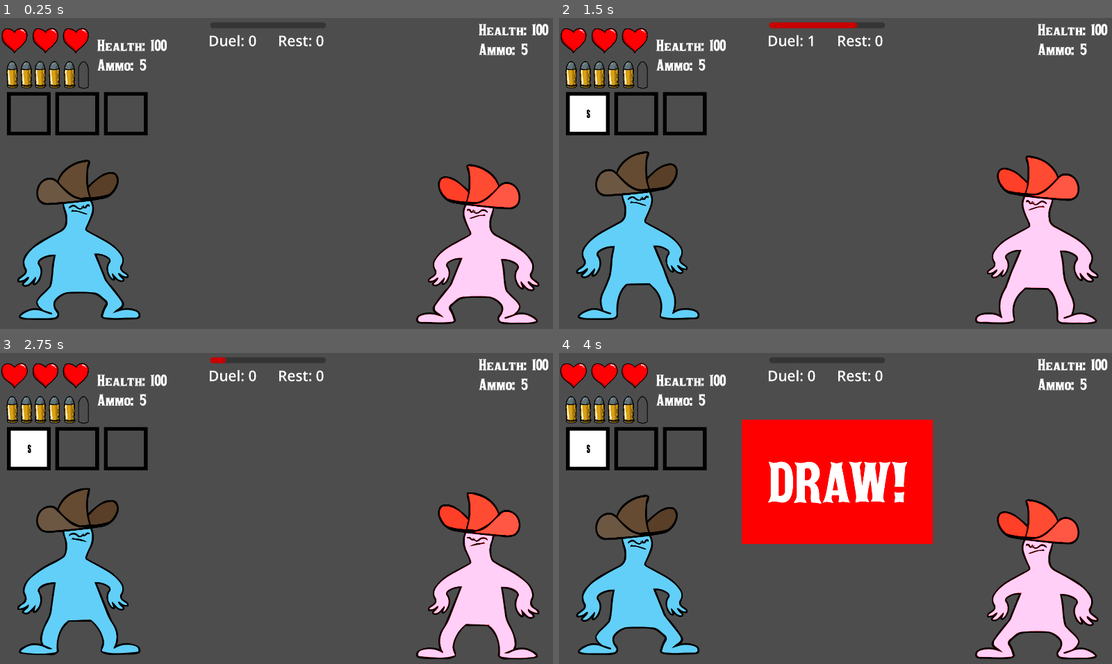
Above: before the commit, frames 1-4 (two rows, left to right).
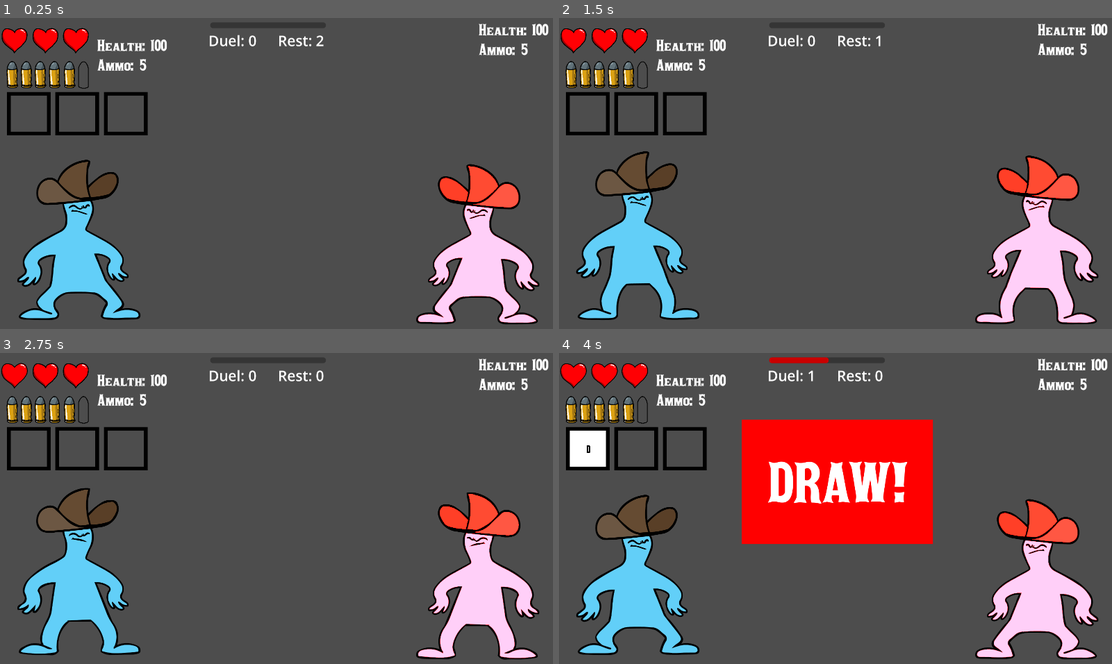
Above: after the commit, the same moments.

Repository: LukaBazooka/Mexican-Standoff
Game: Godot game, scene res://Duel.tscn
Same seed, same stepped clock (60 frames per second), same inputs: the game is played once before the commit and once after it.
Inputs:
- Up to frame 1 (0.25 s): no input
- Up to frame 2 (1.5 s): tap Enter (right_player_reload) at 0.5 s; hold Right (right_player_block) 0.53-1.28 s; tap 0 at 0.6 s; hold S (left_player_down) from 1.28 s (still down); tap 1 at 1.35 s
- Up to frame 3 (2.75 s): release S (left_player_down) at 2.03 s; hold Right (right_player_block) from 2.03 s (still down); tap 4 at 2.1 s
- Up to frame 4 (4 s): release Right (right_player_block) at 2.78 s; hold W (left_player_up) 2.78-3.53 s; tap 3 at 2.85 s; hold A (left_player_block) from 3.53 s (still down); tap 5 at 3.6 s

The runs differ from the first frame. In frame 1, less than 0.1% of the frame differs, in the area x 57-59%, y 5-10%; in frame 2, 1.2%, in the area x 1-59%, y 1-37%; in frame 3, 0.8%; in frame 4, 0.3%.

Commit message:
fixed draw popup

Diff:
--- a/Duel.gd
+++ b/Duel.gd
@@ -94,6 +94,8 @@
 	$RightPlayer._rest_timeout()
 	actively_handle_state = true
 	handle_first = true
+	$PlayerGUI/DrawPopup.visible = true
+	$PlayerGUI/DrawPopup/Timer.start()
 
 
 func _on_duel_timer_timeout():
@@ -101,8 +103,7 @@
 	$LeftPlayer._duel_timeout()
 	$RightPlayer._duel_timeout()
 	actively_handle_state = false
-	$PlayerGUI/DrawPopup.visible = true
-	$PlayerGUI/DrawPopup/Timer.start()
+
 
 #staers timer for time alowed between user inputs
 func handle_first_state():
--- a/Duel.tscn
+++ b/Duel.tscn
@@ -341,6 +341,7 @@
 script = ExtResource("1_fkpxe")
 
 [node name="Rest_Timer" type="Timer" parent="."]
+wait_time = 3.0
 one_shot = true
 
 [node name="DuelTimer" type="Timer" parent="."]
@@ -515,32 +516,26 @@
 
 [node name="W" type="Sprite2D" parent="PlayerGUI/LeftPlayerGUI/HBoxContainer/emptybox1"]
 visible = false
-scale = Vector2(1, 1)
 texture = ExtResource("53_bc3ql")
 
 [node name="S" type="Sprite2D" parent="PlayerGUI/LeftPlayerGUI/HBoxContainer/emptybox1"]
 visible = false
-scale = Vector2(1, 1)
 texture = ExtResource("54_1gxty")
 
 [node name="R" type="Sprite2D" parent="PlayerGUI/LeftPlayerGUI/HBoxContainer/emptybox1"]
 visible = false
-scale = Vector2(1, 1)
 texture = ExtResource("55_mbgwu")
 
 [node name="E" type="Sprite2D" parent="PlayerGUI/LeftPlayerGUI/HBoxContainer/emptybox1"]
 visible = false
-scale = Vector2(1, 1)
 texture = ExtResource("56_bvta1")
 
 [node name="D" type="Sprite2D" parent="PlayerGUI/LeftPlayerGUI/HBoxContainer/emptybox1"]
 visible = false
-scale = Vector2(1, 1)
 texture = ExtResource("57_cxrpk")
 
 [node name="CAPS" type="Sprite2D" parent="PlayerGUI/LeftPlayerGUI/HBoxContainer/emptybox1"]
 visible = false
-scale = Vector2(1, 1)
 texture = ExtResource("51_fldnp")
 
 [node name="emptybox2" type="Sprite2D" parent="PlayerGUI/LeftPlayerGUI/HBoxContainer"]
@@ -550,32 +545,26 @@
 
 [node name="W" type="Sprite2D" parent="PlayerGUI/LeftPlayerGUI/HBoxContainer/emptybox2"]
 visible = false
-scale = Vector2(1, 1)
 texture = ExtResource("53_bc3ql")
 
 [node name="S" type="Sprite2D" parent="PlayerGUI/LeftPlayerGUI/HBoxContainer/emptybox2"]
 visible = false
-scale = Vector2(1, 1)
 texture = ExtResource("54_1gxty")
 
 [node name="R" type="Sprite2D" parent="PlayerGUI/LeftPlayerGUI/HBoxContainer/emptybox2"]
 visible = false
-scale = Vector2(1, 1)
 texture = ExtResource("55_mbgwu")
 
 [node name="E" type="Sprite2D" parent="PlayerGUI/LeftPlayerGUI/HBoxContainer/emptybox2"]
 visible = false
-scale = Vector2(1, 1)
 texture = ExtResource("56_bvta1")
 
 [node name="D" type="Sprite2D" parent="PlayerGUI/LeftPlayerGUI/HBoxContainer/emptybox2"]
 visible = false
-scale = Vector2(1, 1)
 texture = ExtResource("57_cxrpk")
 
 [node name="CAPS" type="Sprite2D" parent="PlayerGUI/LeftPlayerGUI/HBoxContainer/emptybox2"]
 visible = false
-scale = Vector2(1, 1)
 texture = ExtResource("51_fldnp")
 
 [node name="emptybox3" type="Sprite2D" parent="PlayerGUI/LeftPlayerGUI/HBoxContainer"]
@@ -585,32 +574,26 @@
 
 [node name="W" type="Sprite2D" parent="PlayerGUI/LeftPlayerGUI/HBoxContainer/emptybox3"]
 visible = false
-scale = Vector2(1, 1)
 texture = ExtResource("53_bc3ql")
 
 [node name="S" type="Sprite2D" parent="PlayerGUI/LeftPlayerGUI/HBoxContainer/emptybox3"]
 visible = false
-scale = Vector2(1, 1)
 texture = ExtResource("54_1gxty")
 
 [node name="R" type="Sprite2D" parent="PlayerGUI/LeftPlayerGUI/HBoxContainer/emptybox3"]
 visible = false
-scale = Vector2(1, 1)
 texture = ExtResource("55_mbgwu")
 
 [node name="E" type="Sprite2D" parent="PlayerGUI/LeftPlayerGUI/HBoxContainer/emptybox3"]
 visible = false
-scale = Vector2(1, 1)
 texture = ExtResource("56_bvta1")
 
 [node name="D" type="Sprite2D" parent="PlayerGUI/LeftPlayerGUI/HBoxContainer/emptybox3"]
 visible = false
-scale = Vector2(1, 1)
 texture = ExtResource("57_cxrpk")
 
 [node name="CAPS" type="Sprite2D" parent="PlayerGUI/LeftPlayerGUI/HBoxContainer/emptybox3"]
 visible = false
-scale = Vector2(1, 1)
 texture = ExtResource("51_fldnp")
 
 [node name="RightPlayerGUI" type="Control" parent="PlayerGUI"]
--- a/left_player_tutorial.tscn
+++ /dev/null
@@ -1,398 +0,0 @@
-[gd_scene load_steps=57 format=3 uid="uid://c0xgglid2g10t"]
-
-[ext_resource type="PackedScene" uid="uid://cq7ijqwtmu4xm" path="res://LeftPlayer.tscn" id="1_m6ykp"]
-[ext_resource type="Texture2D" uid="uid://hmkwlv4x7iuc" path="res://assets/draw_anim/frame000001.png" id="2_q3c2v"]
-[ext_resource type="Texture2D" uid="uid://bu81d3by2bal2" path="res://assets/draw_anim/frame000002.png" id="3_ckjno"]
-[ext_resource type="Texture2D" uid="uid://cyju0etgqsssv" path="res://assets/draw_anim/frame000003.png" id="4_l00tk"]
-[ext_resource type="Texture2D" uid="uid://c7gxjudhgmylj" path="res://assets/draw_anim/frame000004.png" id="5_lg4xo"]
-[ext_resource type="Texture2D" uid="uid://c2pl47txscd4u" path="res://assets/draw_anim/frame000005.png" id="6_q110q"]
-[ext_resource type="Texture2D" uid="uid://knw2bex27dc6" path="res://assets/draw_anim/frame000006.png" id="7_iavfo"]
-[ext_resource type="Texture2D" uid="uid://cvhsvirg7nmx3" path="res://assets/draw_anim/frame000007.png" id="8_a10fo"]
-[ext_resource type="Texture2D" uid="uid://cotabm6ihufoi" path="res://assets/idle_anim_new/frame000001.png" id="9_jwi6r"]
-[ext_resource type="Texture2D" uid="uid://b5vg0c84klmrn" path="res://assets/idle_anim_new/frame000002.png" id="10_xm047"]
-[ext_resource type="Texture2D" uid="uid://c0mouj3oflthp" path="res://assets/idle_anim_new/frame000003.png" id="11_y1uip"]
-[ext_resource type="Texture2D" uid="uid://hb2xy42qxqb2" path="res://assets/idle_anim_new/frame000004.png" id="12_7rty0"]
-[ext_resource type="Texture2D" uid="uid://bw0tps5isw0is" path="res://assets/idle_anim_new/frame000005.png" id="13_78or2"]
-[ext_resource type="Texture2D" uid="uid://gv1hwg2hah1l" path="res://assets/idle_anim_new/frame000006.png" id="14_i4ojy"]
-[ext_resource type="Texture2D" uid="uid://bit1udsvpov3" path="res://assets/idle_anim_new/frame000007.png" id="15_pq8vo"]
-[ext_resource type="Texture2D" uid="uid://bmoa4apt88170" path="res://assets/idle_anim_new/frame000008.png" id="16_778n0"]
-[ext_resource type="Texture2D" uid="uid://buet6a4hhdm1a" path="res://assets/idle_anim_new/frame000009.png" id="17_61t7m"]
-[ext_resource type="Texture2D" uid="uid://1mcih7hab6bq" path="res://assets/idle_anim/frame000001.png" id="18_jow2y"]
-[ext_resource type="Texture2D" uid="uid://rvxvbb6mq7hc" path="res://assets/idle_anim/frame000002.png" id="19_g5osn"]
-[ext_resource type="Texture2D" uid="uid://bdh3b5hodv0au" path="res://assets/idle_anim/frame000003.png" id="20_smjvo"]
-[ext_resource type="Texture2D" uid="uid://cunicirnk844o" path="res://assets/idle_anim/frame000004.png" id="21_ctb4b"]
-[ext_resource type="Texture2D" uid="uid://occll8lpmrgm" path="res://assets/idle_anim/frame000005.png" id="22_jmlid"]
-[ext_resource type="Texture2D" uid="uid://j41d080kocg" path="res://assets/idle_anim/frame000006.png" id="23_n4gtu"]
-[ext_resource type="Texture2D" uid="uid://d16mu6ucc7sex" path="res://assets/idle_anim/frame000007.png" id="24_u6h42"]
-[ext_resource type="Texture2D" uid="uid://bpa1py87qevh5" path="res://assets/idle_anim/frame000008.png" id="25_f7yic"]
-[ext_resource type="Texture2D" uid="uid://dxt4v5hr26dvi" path="res://assets/idle_anim/frame000009.png" id="26_fu4r2"]
-[ext_resource type="Texture2D" uid="uid://bn83hrcbatr87" path="res://assets/idle_anim/frame000010.png" id="27_cl2md"]
-[ext_resource type="Texture2D" uid="uid://bjv78v0v3k43j" path="res://assets/reload_anim/frame000001.png" id="28_lxiiu"]
-[ext_resource type="Texture2D" uid="uid://c8082p1c4r5ps" path="res://assets/reload_anim/frame000002.png" id="29_p8sd0"]
-[ext_resource type="Texture2D" uid="uid://d1lx4qayj3f32" path="res://assets/reload_anim/frame000003.png" id="30_0hcq8"]
-[ext_resource type="Texture2D" uid="uid://f8vg8atmiw5q" path="res://assets/reload_anim/frame000004.png" id="31_x5y70"]
-[ext_resource type="Texture2D" uid="uid://kkqwkoab5m1w" path="res://assets/reload_anim/frame000005.png" id="32_08hdc"]
-[ext_resource type="Texture2D" uid="uid://biqbgcvm2g87o" path="res://assets/reload_anim/frame000006.png" id="33_431lh"]
-[ext_resource type="Texture2D" uid="uid://f0fh2r2jaxw3" path="res://assets/reload_anim/frame000007.png" id="34_mjd01"]
-[ext_resource type="Texture2D" uid="uid://dxvyh77tw8dle" path="res://assets/reload_anim/frame000008.png" id="35_ok06g"]
-[ext_resource type="Texture2D" uid="uid://ckhxr3jss5kye" path="res://assets/reload_anim/frame000009.png" id="36_gv67c"]
-[ext_resource type="Texture2D" uid="uid://br8tdo33mdvuj" path="res://assets/shoot_anim/frame000001.png" id="37_crb7l"]
-[ext_resource type="Texture2D" uid="uid://brhika4u4ykb4" path="res://assets/shoot_anim/frame000002.png" id="38_xjcs2"]
-[ext_resource type="Texture2D" uid="uid://c8ruxx7p4qnby" path="res://assets/shoot_anim/frame000003.png" id="39_twyii"]
-[ext_resource type="Texture2D" uid="uid://bkol5skbyqhnm" path="res://assets/shoot_anim/frame000004.png" id="40_ar321"]
-[ext_resource type="Texture2D" uid="uid://bsq6wop4rd2wk" path="res://assets/shoot_anim/frame000005.png" id="41_x3e2u"]
-[ext_resource type="Texture2D" uid="uid://daxv8yjg5hwr6" path="res://assets/shoot_anim/frame000006.png" id="42_wugui"]
-[ext_resource type="Texture2D" uid="uid://bun2imym5d10u" path="res://assets/shoot_anim/frame000007.png" id="43_hysl8"]
-[ext_resource type="Texture2D" uid="uid://tywb0034mepw" path="res://assets/shoot_anim/frame000008.png" id="44_lg4ld"]
-[ext_resource type="Texture2D" uid="uid://x676sjh8ylye" path="res://assets/shoot_anim/frame000009.png" id="45_w0b1s"]
-[ext_resource type="Texture2D" uid="uid://uapyojknxius" path="res://assets/shoot_anim/frame000010.png" id="46_niyg3"]
-[ext_resource type="FontFile" uid="uid://g8q20pimr4lq" path="res://assets/fonts/akaPosse.ttf" id="47_uabt1"]
-[ext_resource type="Texture2D" uid="uid://cglp0lcth1xwh" path="res://assets/bulletGUI_anim/bullet_gui01.png" id="48_1him3"]
-[ext_resource type="Texture2D" uid="uid://bjifpenje4uuq" path="res://assets/bulletGUI_anim/bullet_gui02.png" id="49_gawbp"]
-
-[sub_resource type="SpriteFrames" id="SpriteFrames_b4pa4"]
-animations = [{
-"frames": [{
-"duration": 1.0,
-"texture": ExtResource("2_q3c2v")
-}, {
-"duration": 1.0,
-"texture": ExtResource("3_ckjno")
-}, {
-"duration": 1.0,
-"texture": ExtResource("4_l00tk")
-}, {
-"duration": 1.0,
-"texture": ExtResource("5_lg4xo")
-}, {
-"duration": 1.0,
-"texture": ExtResource("6_q110q")
-}, {
-"duration": 1.0,
-"texture": ExtResource("7_iavfo")
-}, {
-"duration": 1.0,
-"texture": ExtResource("8_a10fo")
-}],
-"loop": false,
-"name": &"draw",
-"speed": 12.0
-}, {
-"frames": [{
-"duration": 1.0,
-"texture": ExtResource("9_jwi6r")
-}, {
-"duration": 1.0,
-"texture": ExtResource("10_xm047")
-}, {
-"duration": 1.0,
-"texture": ExtResource("11_y1uip")
-}, {
-"duration": 1.0,
-"texture": ExtResource("12_7rty0")
-}, {
-"duration": 1.0,
-"texture": ExtResource("13_78or2")
-}, {
-"duration": 1.0,
-"texture": ExtResource("14_i4ojy")
-}, {
-"duration": 1.0,
-"texture": ExtResource("15_pq8vo")
-}, {
-"duration": 1.0,
-"texture": ExtResource("16_778n0")
-}, {
-"duration": 1.0,
-"texture": ExtResource("17_61t7m")
-}],
-"loop": true,
-"name": &"idle",
-"speed": 12.0
-}, {
-"frames": [{
-"duration": 1.0,
-"texture": ExtResource("18_jow2y")
-}, {
-"duration": 1.0,
-"texture": ExtResource("19_g5osn")
-}, {
-"duration": 1.0,
-"texture": ExtResource("20_smjvo")
-}, {
-"duration": 1.0,
-"texture": ExtResource("21_ctb4b")
-}, {
-"duration": 1.0,
-"texture": ExtResource("22_jmlid")
-}, {
-"duration": 1.0,
-"texture": ExtResource("23_n4gtu")
-}, {
-"duration": 1.0,
-"texture": ExtResource("24_u6h42")
-}, {
-"duration": 1.0,
-"texture": ExtResource("25_f7yic")
-}, {
-"duration": 1.0,
-"texture": ExtResource("26_fu4r2")
-}, {
-"duration": 1.0,
-"texture": ExtResource("27_cl2md")
-}],
-"loop": true,
-"name": &"idle_drawn",
-"speed": 12.0
-}, {
-"frames": [{
-"duration": 1.0,
-"texture": ExtResource("28_lxiiu")
-}, {
-"duration": 1.0,
-"texture": ExtResource("29_p8sd0")
-}, {
-"duration": 1.0,
-"texture": ExtResource("30_0hcq8")
-}, {
-"duration": 1.0,
-"texture": ExtResource("31_x5y70")
-}, {
-"duration": 1.0,
-"texture": ExtResource("32_08hdc")
-}, {
-"duration": 1.0,
-"texture": ExtResource("33_431lh")
-}, {
-"duration": 1.0,
-"texture": ExtResource("34_mjd01")
-}, {
-"duration": 1.0,
-"texture": ExtResource("35_ok06g")
-}, {
-"duration": 1.0,
-"texture": ExtResource("36_gv67c")
-}, {
-"duration": 1.0,
-"texture": ExtResource("8_a10fo")
-}, {
-"duration": 1.0,
-"texture": ExtResource("7_iavfo")
-}, {
-"duration": 1.0,
-"texture": ExtResource("6_q110q")
-}, {
-"duration": 1.0,
-"texture": ExtResource("5_lg4xo")
-}, {
-"duration": 1.0,
-"texture": ExtResource("4_l00tk")
-}, {
-"duration": 1.0,
-"texture": ExtResource("3_ckjno")
-}, {
-"duration": 1.0,
-"texture": ExtResource("2_q3c2v")
-}],
-"loop": false,
-"name": &"reload",
-"speed": 12.0
-}, {
-"frames": [{
-"duration": 1.0,
-"texture": ExtResource("37_crb7l")
-}, {
-"duration": 1.0,
-"texture": ExtResource("38_xjcs2")
-}, {
-"duration": 1.0,
-"texture": ExtResource("39_twyii")
-}, {
-"duration": 1.0,
-"texture": ExtResource("40_ar321")
-}, {
-"duration": 1.0,
-"texture": ExtResource("41_x3e2u")
-}, {
-"duration": 1.0,
-"texture": ExtResource("42_wugui")
-}, {
-"duration": 1.0,
-"texture": ExtResource("43_hysl8")
-}, {
-"duration": 1.0,
-"texture": ExtResource("44_lg4ld")
-}, {
-"duration": 1.0,
-"texture": ExtResource("45_w0b1s")
-}, {
-"duration": 1.0,
-"texture": ExtResource("46_niyg3")
-}],
-"loop": false,
-"name": &"shoot",
-"speed": 12.0
-}]
-
-[sub_resource type="RectangleShape2D" id="RectangleShape2D_uvju5"]
-size = Vector2(156.75, 112.25)
-
-[sub_resource type="RectangleShape2D" id="RectangleShape2D_jkt76"]
-size = Vector2(189.5, 152.5)
-
-[sub_resource type="RectangleShape2D" id="RectangleShape2D_ms2ig"]
-size = Vector2(165.5, 136.5)
-
-[sub_resource type="LabelSettings" id="LabelSettings_56ifq"]
-font = ExtResource("47_uabt1")
-font_size = 50
-
-[sub_resource type="LabelSettings" id="LabelSettings_fl2hw"]
-font = ExtResource("47_uabt1")
-font_size = 50
-
-[sub_resource type="SpriteFrames" id="SpriteFrames_gvtws"]
-animations = [{
-"frames": [{
-"duration": 1.0,
-"texture": ExtResource("48_1him3")
-}, {
-"duration": 1.0,
-"texture": ExtResource("49_gawbp")
-}],
-"loop": true,
-"name": &"default",
-"speed": 5.0
-}]
-
-[node name="Left_Player_Tutorial" type="Node2D"]
-
-[node name="LeftPlayer" parent="." instance=ExtResource("1_m6ykp")]
-position = Vector2(2, 402)
-
-[node name="gunpoint" type="Marker2D" parent="LeftPlayer"]
-position = Vector2(440, 256)
-
-[node name="charactersprite" type="AnimatedSprite2D" parent="LeftPlayer"]
-position = Vector2(248, 300)
-scale = Vector2(0.7, 0.7)
-sprite_frames = SubResource("SpriteFrames_b4pa4")
-animation = &"idle_drawn"
-autoplay = "idle"
-
-[node name="collisions" type="Node2D" parent="LeftPlayer"]
-
-[node name="body_collisoion" type="Area2D" parent="LeftPlayer/collisions"]
-
-[node name="CollisionShape2D" type="CollisionShape2D" parent="LeftPlayer/collisions/body_collisoion"]
-position = Vector2(169, 319)
-shape = SubResource("RectangleShape2D_uvju5")
-
-[node name="leg_collision" type="Area2D" parent="LeftPlayer/collisions"]
-
-[node name="CollisionShape2D" type="CollisionShape2D" parent="LeftPlayer/collisions/leg_collision"]
-position = Vector2(290.25, 499.25)
-shape = SubResource("RectangleShape2D_jkt76")
-
-[node name="head_collison" type="Area2D" parent="LeftPlayer/collisions"]
-
-[node name="CollisionShape2D" type="CollisionShape2D" parent="LeftPlayer/collisions/head_collison"]
-position = Vector2(198.25, 147.25)
-shape = SubResource("RectangleShape2D_ms2ig")
-
-[node name="PlayerGUI" type="Control" parent="."]
-layout_mode = 3
-anchors_preset = 15
-anchor_right = 1.0
-anchor_bottom = 1.0
-offset_left = 85.0
-offset_top = 47.0
-offset_right = 85.0
-offset_bottom = 47.0
-grow_horizontal = 2
-grow_vertical = 2
-
-[node name="LeftPlayerGUI" type="Control" parent="PlayerGUI"]
-layout_mode = 1
-anchors_preset = 0
-offset_left = -71.0
-offset_top = -34.0
-offset_right = -71.0
-offset_bottom = -34.0
-
-[node name="VBoxContainer" type="VBoxContainer" parent="PlayerGUI/LeftPlayerGUI"]
-layout_mode = 0
-offset_right = 40.0
-offset_bottom = 40.0
-
-[node name="HealthLabel" type="Label" parent="PlayerGUI/LeftPlayerGUI/VBoxContainer"]
-layout_mode = 2
-text = "Health:"
-label_settings = SubResource("LabelSettings_56ifq")
-
-[node name="HealthValue" type="Label" parent="PlayerGUI/LeftPlayerGUI/VBoxContainer/HealthLabel"]
-layout_mode = 1
-anchors_preset = 15
-anchor_right = 1.0
-anchor_bottom = 1.0
-offset_left = 184.0
-offset_right = 184.0
-grow_horizontal = 2
-grow_vertical = 2
-label_settings = SubResource("LabelSettings_56ifq")
-
-[node name="AmmoLabel" type="Label" parent="PlayerGUI/LeftPlayerGUI/VBoxContainer"]
-layout_mode = 2
-text = "Ammo:"
-label_settings = SubResource("LabelSettings_fl2hw")
-
-[node name="AmmoValue" type="Label" parent="PlayerGUI/LeftPlayerGUI/VBoxContainer/AmmoLabel"]
-layout_mode = 1
-anchors_preset = 15
-anchor_right = 1.0
-anchor_bottom = 1.0
-offset_left = 147.0
-offset_right = 147.0
-grow_horizontal = 2
-grow_vertical = 2
-label_settings = SubResource("LabelSettings_fl2hw")
-
-[node name="Bullet" type="Control" parent="PlayerGUI"]
-anchors_preset = 0
-offset_left = -39.0
-offset_top = 155.0
-offset_right = 1.0
-offset_bottom = 195.0
-
-[node name="AnimatedSprite2D" type="AnimatedSprite2D" parent="PlayerGUI/Bullet"]
-scale = Vector2(0.1, 0.1)
-sprite_frames = SubResource("SpriteFrames_gvtws")
-autoplay = "default"
-
-[node name="Bullet2" type="Control" parent="PlayerGUI"]
-anchors_preset = 0
-offset_left = 21.0
-offset_top = 155.0
-offset_right = 61.0
-offset_bottom = 195.0
-
-[node name="AnimatedSprite2D" type="AnimatedSprite2D" parent="PlayerGUI/Bullet2"]
-scale = Vector2(0.1, 0.1)
-sprite_frames = SubResource("SpriteFrames_gvtws")
-autoplay = "default"
-
-[node name="Bullet3" type="Control" parent="PlayerGUI"]
-anchors_preset = 0
-offset_left = 82.0
-offset_top = 155.0
-offset_right = 122.0
-offset_bottom = 195.0
-
-[node name="AnimatedSprite2D" type="AnimatedSprite2D" parent="PlayerGUI/Bullet3"]
-scale = Vector2(0.1, 0.1)
-sprite_frames = SubResource("SpriteFrames_gvtws")
-autoplay = "default"
-
-[connection signal="area_entered" from="LeftPlayer/collisions/body_collisoion" to="LeftPlayer" method="_on_body_collisoion_bullet_entered"]
-[connection signal="area_entered" from="LeftPlayer/collisions/leg_collision" to="LeftPlayer" method="_on_leg_collision_area_entered"]
-[connection signal="area_entered" from="LeftPlayer/collisions/head_collison" to="LeftPlayer" method="_on_head_collison_bullet_entered"]
--- a/themes/tutorial.tres
+++ b/themes/tutorial.tres
@@ -52,7 +52,7 @@
 content_margin_top = 4.0
 content_margin_right = 4.0
 content_margin_bottom = 4.0
-bg_color = Color(0.788235, 0.6, 0.356863, 1)
+bg_color = Color(0.6, 0.443137, 0.309804, 1)
 corner_radius_top_left = 8
 corner_radius_top_right = 8
 corner_radius_bottom_right = 8
--- a/tutorial.tscn
+++ b/tutorial.tscn
@@ -55,7 +55,7 @@
 content_margin_top = 0.0
 content_margin_right = 0.0
 content_margin_bottom = 0.0
-bg_color = Color(0.407843, 0.294118, 0.192157, 1)
+bg_color = Color(0.321569, 0.286275, 0.258824, 1)
 corner_radius_top_left = 15
 corner_radius_top_right = 15
 corner_radius_bottom_right = 15
@@ -348,6 +348,7 @@
 flip_h = true
 
 [node name="Label" type="Label" parent="Control/Right Player"]
+layout_mode = 0
 offset_left = 1152.0
 offset_top = 536.0
 offset_right = 1643.0
Not shown: 1 places in Duel.tscn that only renumber resources
